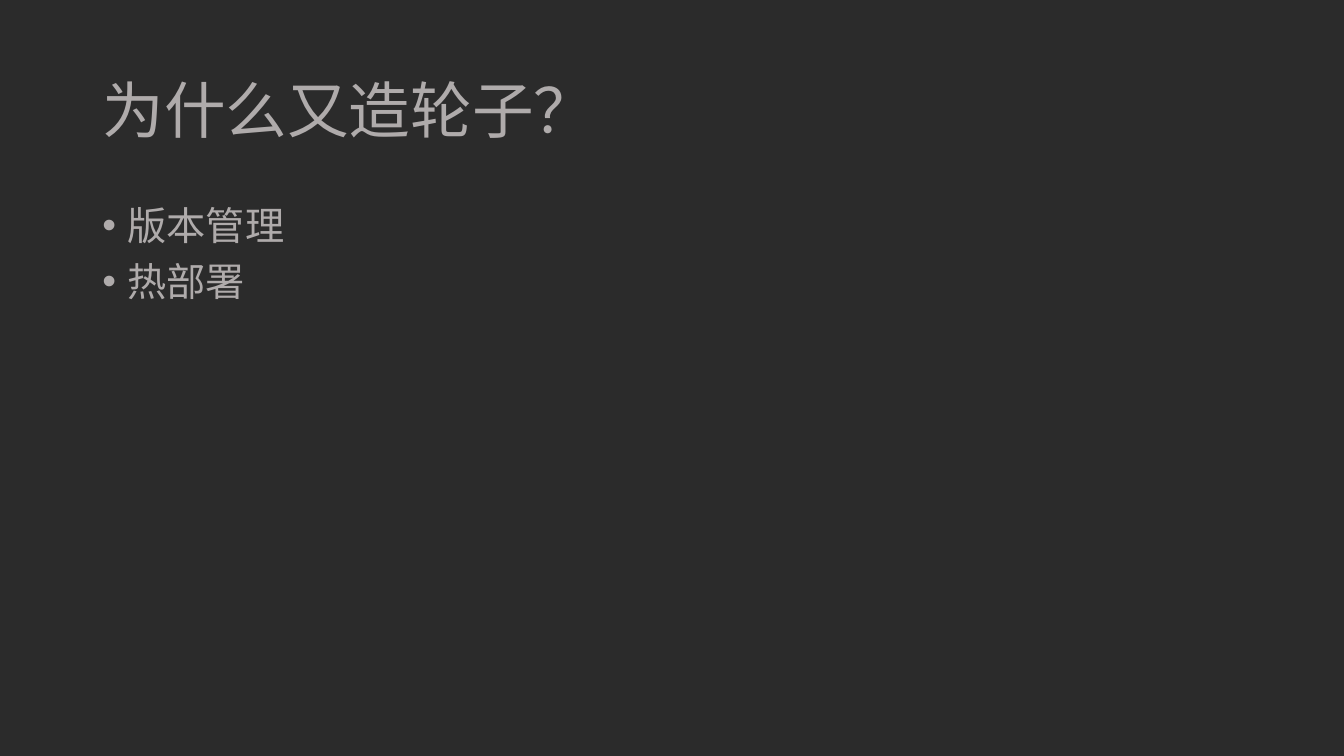
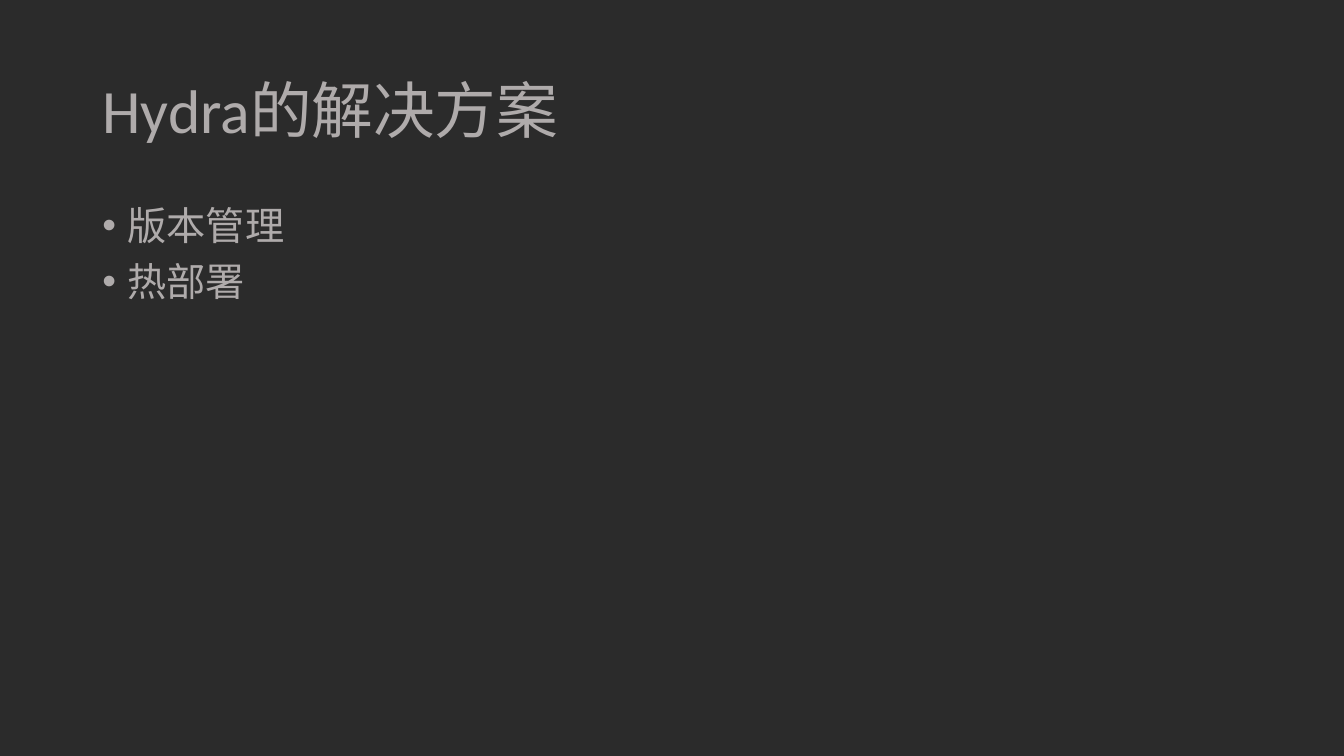
Before and after one commit to ivaneye/ivaneye.github.com, a slide deck: slide 7 of source/ppt/work/焦点服务化框架Hydra的演变-王一帆.pptx (slide 5 before the commit). Drawn at 1344x756 pixels with LibreOffice and Linux fonts; fonts in the diff are those of the drawing; background and template pictures are left out; a plain dark background stands for a picture behind light text. Boxes give left, top, right and bottom in pixels: in the first picture for what was removed or moved away, otherwise in the second. Text is boxed around its words. In the diff, an @@ line names an element or a change of style, - is before the commit and + after.

Commit message:
ppt

```diff
--- a/source/ppt/work/焦点服务化框架Hydra的演变-王一帆.pptx
+++ b/source/ppt/work/焦点服务化框架Hydra的演变-王一帆.pptx
@@ title at (102,82,558,143): text changed @@
-为什么又造轮子？
+Hydra的解决方案
```
Also in this commit, not shown: 3 other slides changed, 6 slides added, 2 slides removed, 1 other file.
